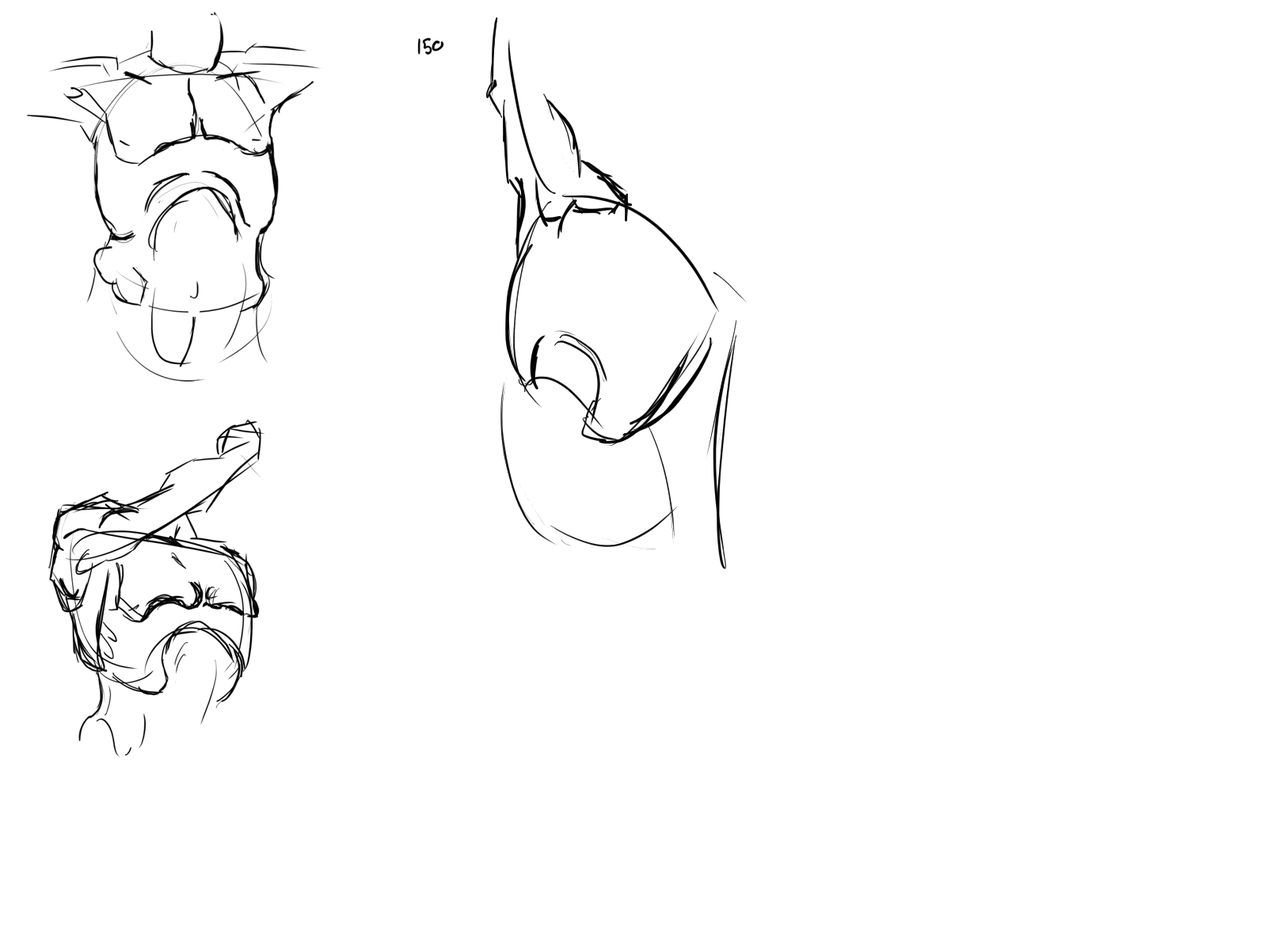
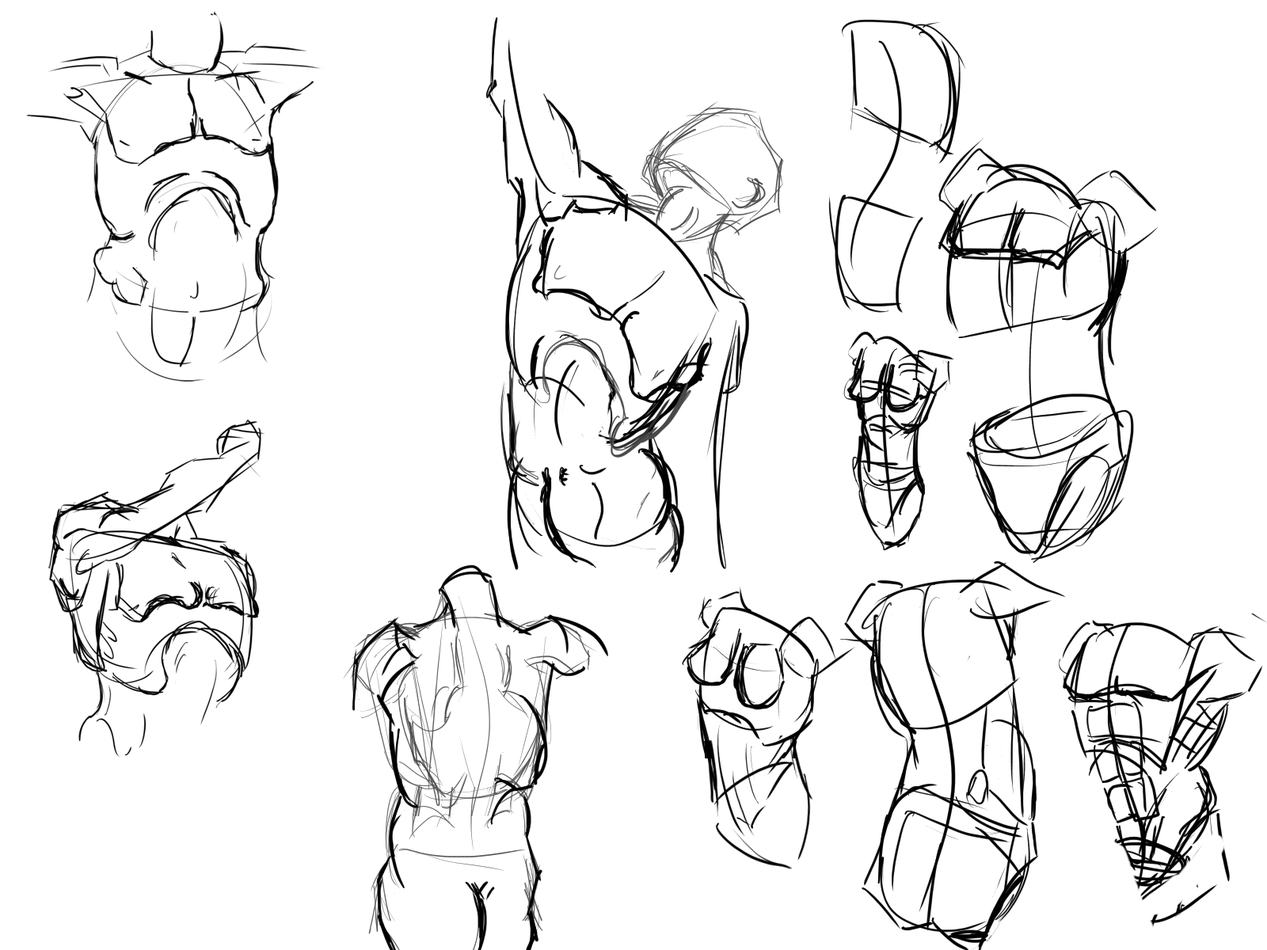
Layers edited between the first and the second 1267px x 950px image:
painted on "Layer 6" over [342, 19, 1267, 950]
painted on "Background" over [342, 19, 1267, 950]
